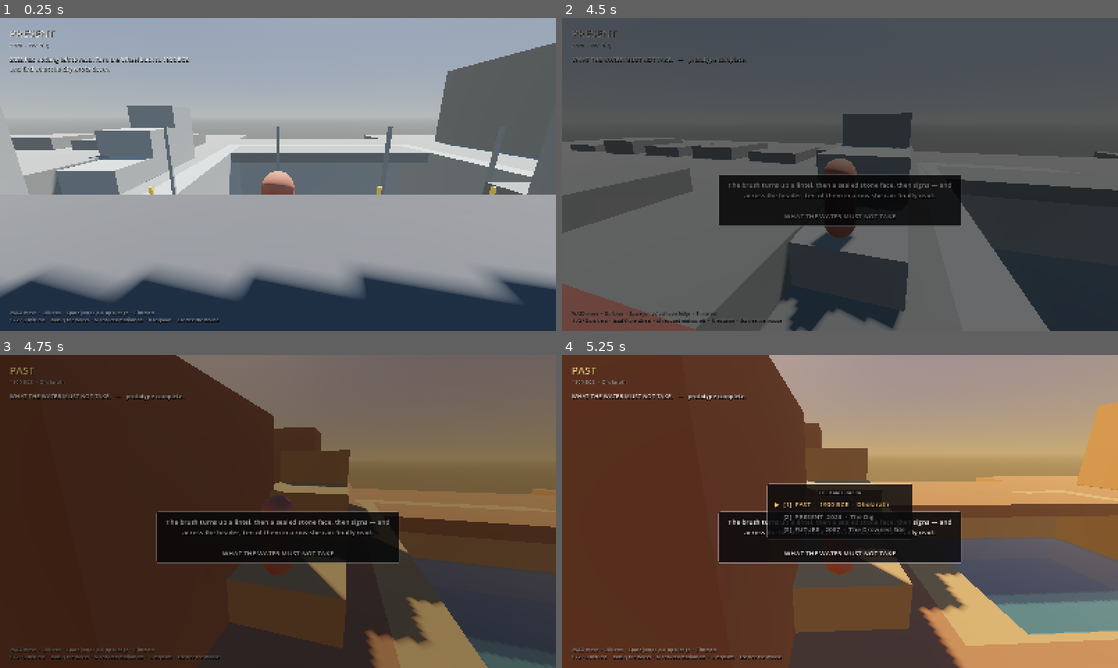
Above: before the commit, frames 1-4 (two rows, left to right).
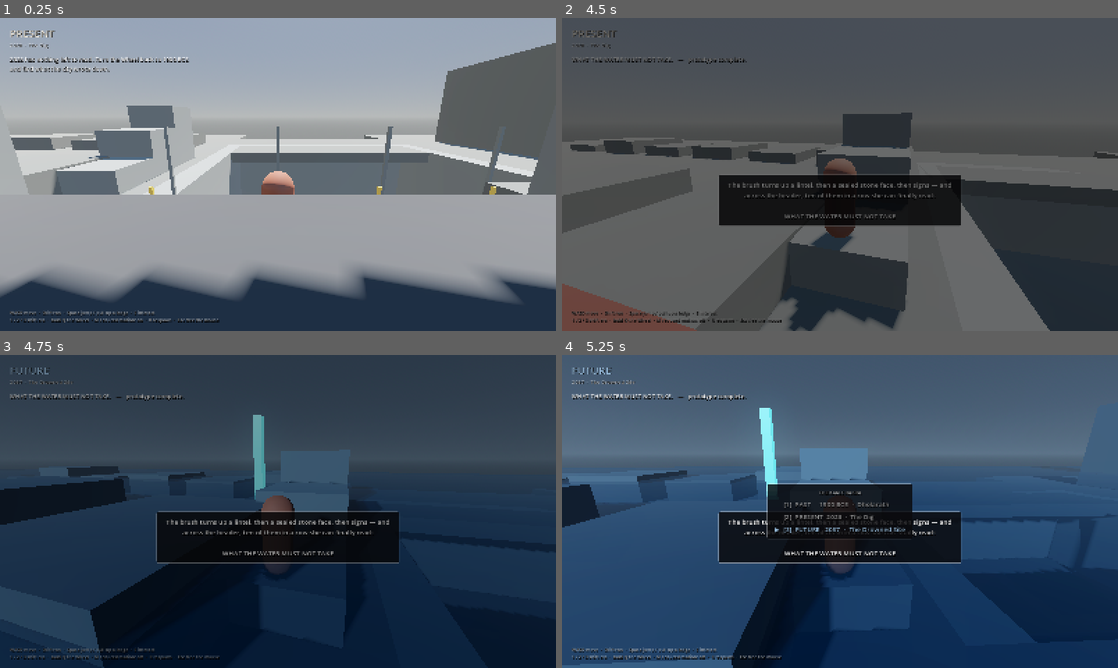
Above: after the commit, the same moments.

Repository: NatchsolutionsAdmin/Kaalchakra
Game: Godot game, scene res://scenes/dev/SmokeTest.tscn
Two runs of this game, one before a commit and one after it. Both use one fixed random seed, a clock stepped at 60 frames per second and the inputs below. This scene is started directly instead of the project's main scene.
Inputs (mouse positions are in pixels of both pictures, inside the frame that each line leads up to):
- Up to frame 1 (0.25 s): no input
- Up to frame 2 (4.5 s): move the mouse to (867, 174) at 0.52 s; hold W (move_forward) from 0.53 s (still down); tap 3 (era_future) at 0.6 s; tap Space (jump) at 0.77, 1.52, 3.02, 3.77 s; move the mouse to (812, 174) at 1.27 s; tap 1 (era_past) at 1.35 s; move the mouse to (851, 168) at 2.02 s; tap 2 (era_present) at 2.1 s; move the mouse to (834, 180) at 2.77 s; tap E (interact) at 2.85 s; move the mouse to (878, 177) at 3.52 s; hold Shift (sprint) 3.53-4.28 s; move the mouse to (795, 171) at 4.27 s; tap M (toggle_reduced_motion) at 4.35 s
- Up to frame 3 (4.75 s): keep holding W (move_forward); tap Space (jump) at 4.52 s
- Up to frame 4 (5.25 s): keep holding W (move_forward); move the mouse to (845, 511) at 5.02 s; hold Q (wheel_open) from 5.03 s (still down)

Frames 1-2 are identical in both runs. In frame 3, 92% of the frame differs, in the area x 0-100%, y 0-100%; in frame 4, 92%.

Commit message:
Fix a stale smoke-test assertion left behind by the new movement section

Diff:
--- a/game/scripts/dev/smoke_test.gd
+++ b/game/scripts/dev/smoke_test.gd
@@ -170,6 +170,9 @@
 		"y %.2f -> %.2f" % [foot, player.global_position.y])
 
 	print("\n-- era lighting --")
+	# This section leaves the world in FUTURE; the sections after it rely on that.
+	TimeShift.request_shift(Era.Id.FUTURE)
+	await _settle(4)
 	var lighting := _main.get_node("EraLighting")
 	var sun := lighting.get("sun") as DirectionalLight3D
 	var env := lighting.get("world_env") as WorldEnvironment
